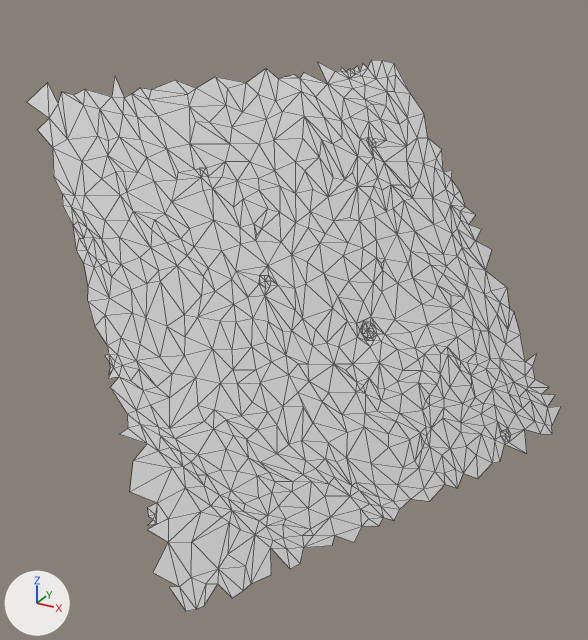
One commit to the glTF model moon small_tiles/tile_085.glb: the scene before it, then after it.
The view is the same before and after, from a 50 mm camera at (24.98, -17.23, 19.64) aimed at (21.09, -10.16, 16.1). Lighting does not change. The marker at lower left points along +X, +Y and +Z. The picture after the commit comes second. Mesh edges are drawn as thin lines. Vertices at exactly the same position are counted once.

Objects in the first picture: 't85'.
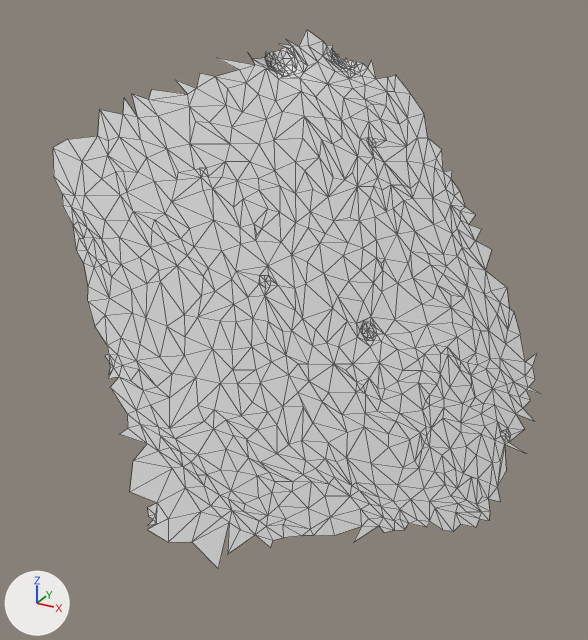
Location of each change, [x1, y1, x2, y2] in pixels of the pictures (588 x 640 px; the box of a moved part takes in the faces that stretch with it):
't85', reshaped (9% narrower): before [27, 60, 561, 611]; after [53, 30, 540, 568]
part 1 of me_t85, moved or reshaped: before [153, 380, 561, 611]; after [354, 444, 506, 542]
part 2 of me_t85, reshaped: before [27, 60, 410, 147]; after [196, 30, 363, 88]

The change in detail:
me_t85 is used by ob_t85; location (0.0, 0.0, 0.0).
me_t85 had 717 vertices, 1293 faces and spanned x 18.84..23.59, y -12.85..-7.01, z 14.29..18.57.
me_t85 now has 812 vertices, 1470 faces and spans x 19.19..23.42, y -12.71..-7.1, z 13.92..18.89.
Part 1, on me_t85:
27 vertices are removed from x 21.15..23.59, y -12.85..-7.75, z 14.32..14.76.
49 faces are deleted.
30 vertices are added at x 22.53..23.33, y -10.87..-9.09, z 13.92..14.38.
55 new faces join them.
Part 2, on me_t85:
14 vertices are removed from x 18.84..20.83, y -11.5..-7.01, z 18.17..18.57.
25 faces are deleted.
106 vertices are added at x 19.65..20.55, y -9.66..-7.54, z 18.39..18.89.
196 new faces join them.
